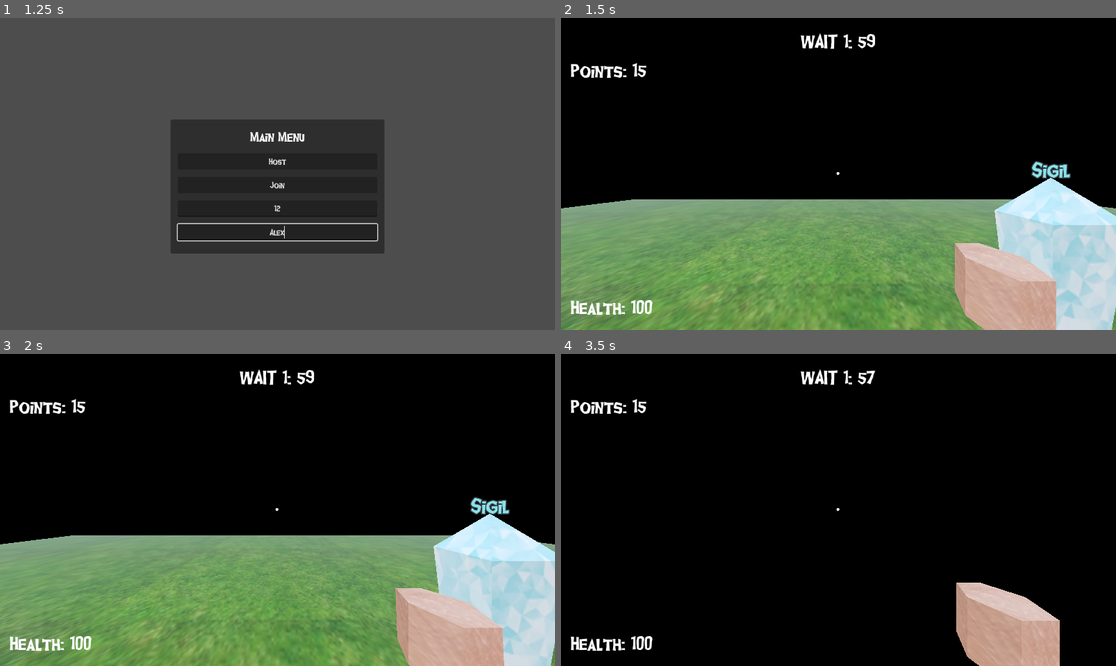
Above: before the commit, frames 1-4 (two rows, left to right).
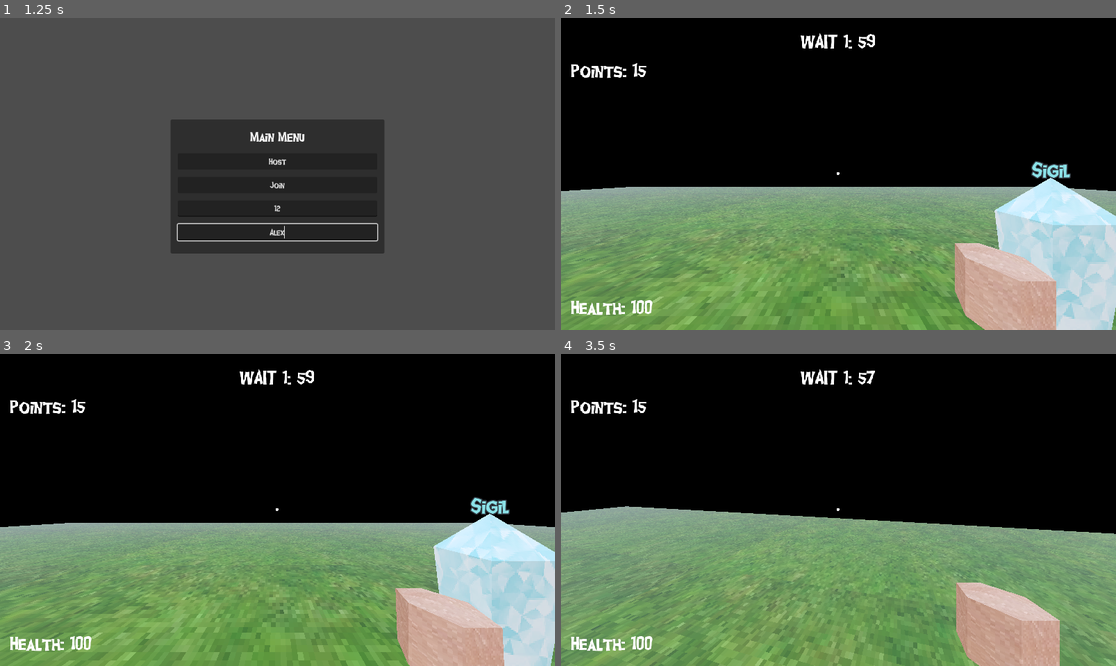
Above: after the commit, the same moments.

Repository: erioxis/dozetgame
Game: Godot game, scene res://Scenes/world.tscn
Two runs of this game, one before a commit and one after it. Both use one fixed random seed, a clock stepped at 60 frames per second and the inputs below.
Inputs (mouse positions are in pixels of both pictures, inside the frame that each line leads up to):
- Up to frame 1 (1.25 s): click (277, 208) at 0.52 s; type "12" at 0.6 s; click (277, 233) at 0.75 s; type "Alex" at 0.83 s
- Up to frame 2 (1.5 s): click "Host" at 1.25 s
- Up to frame 3 (2 s): no input
- Up to frame 4 (3.5 s): tap Enter (ui_accept) at 2, 2.27, 3.02 s; move the mouse to (866, 510) at 2.02 s; hold W (up) from 2.03 s (still down); click (866, 510) at 2.1 s; move the mouse to (810, 510) at 2.77 s; tap Q at 2.85 s

Frame 1 is identical in both runs. In frame 2, 8.1% of the frame differs, in the area x 0-100%, y 4-100%; in frame 3, 8.2%; in frame 4, 43%.

Commit message:
new shader

Diff:
--- a/Scenes/TestMap.tscn
+++ b/Scenes/TestMap.tscn
@@ -2,37 +2,39 @@
 
 [ext_resource type="Script" path="res://scripts/Level.gd" id="1_oat25"]
 [ext_resource type="Texture2D" uid="uid://bfyaec11fwhmd" path="res://assets/textures/grass.jpg" id="2_5c37x"]
-[ext_resource type="Shader" path="res://assets/shaders/ps1.gdshader" id="3_yffhn"]
+[ext_resource type="Shader" path="res://assets/shaders/psx_lit.gdshader" id="3_wej66"]
 [ext_resource type="ArrayMesh" uid="uid://bfvwyoi7c0vh0" path="res://assets/models/flat.obj" id="4_a80cx"]
 [ext_resource type="PackedScene" uid="uid://1irhveuvktve" path="res://Scenes/Death.tscn" id="5_87wyk"]
 [ext_resource type="PackedScene" uid="uid://dkv26l5o2ya1n" path="res://Scenes/sigil.tscn" id="7_hbkm3"]
 
-[sub_resource type="ShaderMaterial" id="ShaderMaterial_by1po"]
+[sub_resource type="BoxShape3D" id="BoxShape3D_n5sbf"]
+size = Vector3(57.3245, 1, 57.1686)
+
+[sub_resource type="ShaderMaterial" id="ShaderMaterial_v5hs2"]
 render_priority = 0
-shader = ExtResource("3_yffhn")
+shader = ExtResource("3_wej66")
 shader_parameter/jitter = 0.5
 shader_parameter/jitter_z_coordinate = true
 shader_parameter/jitter_depth_independent = true
 shader_parameter/affine_texture_mapping = false
 shader_parameter/alpha_scissor = 1.0
+shader_parameter/albedo_color = Color(1, 1, 1, 1)
+shader_parameter/emission_color = Color(1, 1, 1, 1)
+shader_parameter/texture_size = Vector2(1, 1)
 shader_parameter/albedo = ExtResource("2_5c37x")
-
-[sub_resource type="BoxShape3D" id="BoxShape3D_n5sbf"]
-size = Vector3(57.3245, 1, 56.734)
 
 [node name="Level" type="Node3D"]
 script = ExtResource("1_oat25")
 
 [node name="floor" type="StaticBody3D" parent="."]
 
-[node name="MeshInstance3D" type="MeshInstance3D" parent="floor"]
-transform = Transform3D(0.5, 0, 0, 0, 1, 0, 0, 0, 0.5, 0, 0, 0)
+[node name="CollisionShape3D" type="CollisionShape3D" parent="floor"]
+shape = SubResource("BoxShape3D_n5sbf")
+
+[node name="Flat" type="MeshInstance3D" parent="floor"]
 mesh = ExtResource("4_a80cx")
-surface_material_override/0 = SubResource("ShaderMaterial_by1po")
-
-[node name="CollisionShape3D" type="CollisionShape3D" parent="floor"]
-transform = Transform3D(0.5, 0, 0, 0, 1, 0, 0, 0, 0.5, 0, 0, 0)
-shape = SubResource("BoxShape3D_n5sbf")
+skeleton = NodePath("../..")
+surface_material_override/0 = SubResource("ShaderMaterial_v5hs2")
 
 [node name="Spawn" type="Marker3D" parent="."]
 transform = Transform3D(1, 0, 0, 0, 1, 0, 0, 0, 1, 0, 2.05051, 0)
--- a/Scenes/player.tscn
+++ b/Scenes/player.tscn
@@ -6,9 +6,9 @@
 [ext_resource type="ArrayMesh" uid="uid://ce0tmoqar7u4g" path="res://assets/models/hand.obj" id="3_2keax"]
 [ext_resource type="PackedScene" uid="uid://cqreoke861ul1" path="res://ui/player_ui.tscn" id="5_ipw78"]
 [ext_resource type="Texture2D" uid="uid://cg64kgqyv6mcx" path="res://assets/textures/face.png" id="5_vl1te"]
+[ext_resource type="Shader" path="res://assets/shaders/psx_lit.gdshader" id="5_w7r00"]
 [ext_resource type="ArrayMesh" uid="uid://sjxtf6ut3wf8" path="res://assets/models/body.obj" id="6_b44yw"]
 [ext_resource type="FontFile" uid="uid://cy70efx6hnu4t" path="res://assets/font/ghoulfriaoe_upd.ttf" id="7_ecrbp"]
-[ext_resource type="Shader" path="res://assets/shaders/ps1.gdshader" id="7_touqe"]
 [ext_resource type="Texture2D" uid="uid://b3y431k7l5qt7" path="res://assets/textures/tcloth.jpg" id="8_e7ol0"]
 
 [sub_resource type="CapsuleShape3D" id="CapsuleShape3D_pxqxt"]
@@ -16,22 +16,28 @@
 
 [sub_resource type="ShaderMaterial" id="ShaderMaterial_m8pri"]
 render_priority = 0
-shader = ExtResource("7_touqe")
+shader = ExtResource("5_w7r00")
 shader_parameter/jitter = 0.5
 shader_parameter/jitter_z_coordinate = true
 shader_parameter/jitter_depth_independent = true
 shader_parameter/affine_texture_mapping = true
 shader_parameter/alpha_scissor = 1.0
+shader_parameter/albedo_color = Color(1, 1, 1, 1)
+shader_parameter/emission_color = Color(1, 1, 1, 1)
+shader_parameter/texture_size = Vector2(1, 1)
 shader_parameter/albedo = ExtResource("2_wxjlc")
 
 [sub_resource type="ShaderMaterial" id="ShaderMaterial_b20iy"]
 render_priority = 0
-shader = ExtResource("7_touqe")
+shader = ExtResource("5_w7r00")
 shader_parameter/jitter = 0.5
 shader_parameter/jitter_z_coordinate = true
 shader_parameter/jitter_depth_independent = true
 shader_parameter/affine_texture_mapping = true
 shader_parameter/alpha_scissor = 1.0
+shader_parameter/albedo_color = Color(1, 1, 1, 1)
+shader_parameter/emission_color = Color(1, 1, 1, 1)
+shader_parameter/texture_size = Vector2(1, 1)
 shader_parameter/albedo = ExtResource("5_vl1te")
 
 [sub_resource type="SceneReplicationConfig" id="SceneReplicationConfig_i3dn2"]
@@ -50,12 +56,15 @@
 
 [sub_resource type="ShaderMaterial" id="ShaderMaterial_8shkg"]
 render_priority = 0
-shader = ExtResource("7_touqe")
+shader = ExtResource("5_w7r00")
 shader_parameter/jitter = 0.5
 shader_parameter/jitter_z_coordinate = true
 shader_parameter/jitter_depth_independent = true
 shader_parameter/affine_texture_mapping = true
 shader_parameter/alpha_scissor = 1.0
+shader_parameter/albedo_color = Color(1, 1, 1, 1)
+shader_parameter/emission_color = Color(1, 1, 1, 1)
+shader_parameter/texture_size = Vector2(1, 1)
 shader_parameter/albedo = ExtResource("8_e7ol0")
 
 [sub_resource type="Animation" id="Animation_5fbv7"]
--- a/Scenes/sigil.tscn
+++ b/Scenes/sigil.tscn
@@ -1,21 +1,24 @@
 [gd_scene load_steps=7 format=3 uid="uid://dkv26l5o2ya1n"]
 
 [ext_resource type="ArrayMesh" uid="uid://jwi3lrcbvsiy" path="res://assets/models/sigil.obj" id="1_k4syh"]
-[ext_resource type="Shader" path="res://assets/shaders/ps1.gdshader" id="2_qk1cn"]
+[ext_resource type="Shader" path="res://assets/shaders/psx_lit.gdshader" id="2_whial"]
 [ext_resource type="Texture2D" uid="uid://bffq36lec7ulw" path="res://assets/textures/sigil.png" id="3_lfjhj"]
 [ext_resource type="FontFile" uid="uid://cy70efx6hnu4t" path="res://assets/font/ghoulfriaoe_upd.ttf" id="4_8ifyw"]
 
 [sub_resource type="BoxShape3D" id="BoxShape3D_0d1ss"]
 size = Vector3(0.896721, 1.83221, 0.925384)
 
-[sub_resource type="ShaderMaterial" id="ShaderMaterial_lvlau"]
+[sub_resource type="ShaderMaterial" id="ShaderMaterial_erv4b"]
 render_priority = 0
-shader = ExtResource("2_qk1cn")
+shader = ExtResource("2_whial")
 shader_parameter/jitter = 0.5
 shader_parameter/jitter_z_coordinate = true
 shader_parameter/jitter_depth_independent = true
 shader_parameter/affine_texture_mapping = true
 shader_parameter/alpha_scissor = 1.0
+shader_parameter/albedo_color = Color(1, 1, 1, 1)
+shader_parameter/emission_color = Color(1, 1, 1, 1)
+shader_parameter/texture_size = Vector2(1, 1)
 shader_parameter/albedo = ExtResource("3_lfjhj")
 
 [node name="Sigil" type="StaticBody3D"]
@@ -27,7 +30,7 @@
 [node name="MeshInstance3D" type="MeshInstance3D" parent="."]
 transform = Transform3D(0.3, 0, 0, 0, 0.3, 0, 0, 0, 0.3, 0, 0, 0)
 mesh = ExtResource("1_k4syh")
-surface_material_override/0 = SubResource("ShaderMaterial_lvlau")
+surface_material_override/0 = SubResource("ShaderMaterial_erv4b")
 
 [node name="Letter" type="Label3D" parent="."]
 transform = Transform3D(1, 0, 0, 0, 1, 0, 0, 0, 1, -0.00418162, 1.75906, 0.00611091)
--- /dev/null
+++ b/assets/shaders/psx_dither.gdshader
@@ -0,0 +1,75 @@
+//*** *** *** *** *** *** *** *** *** *** ***   ***//
+//*** ===        PSX dither effect          === ***//
+//*** ===          For Godot 4.0            === ***//
+//*** ===        By Analog Feelings         === ***//
+//*** === https://github.com/AnalogFeelings === ***//
+//*** *** *** *** *** *** *** *** *** *** ***   ***//
+//*** ===       Licensed under the:         === ***//
+//*** ===           MIT License             === ***//
+//*** *** *** *** *** *** *** *** *** *** ***   ***//
+//*** ===    Derived from CC0 work by:      === ***//
+//*** ===           Mighty Duke             === ***//
+//*** *** *** *** *** *** *** *** *** *** ***   ***//
+
+/*****************************************************************************
+MIT License
+
+Copyright (c) 2022 Analog Feelings
+
+Permission is hereby granted, free of charge, to any person obtaining a copy
+of this software and associated documentation files (the "Software"), to deal
+in the Software without restriction, including without limitation the rights
+to use, copy, modify, merge, publish, distribute, sublicense, and/or sell
+copies of the Software, and to permit persons to whom the Software is
+furnished to do so, subject to the following conditions:
+
+The above copyright notice and this permission notice shall be included in all
+copies or substantial portions of the Software.
+
+THE SOFTWARE IS PROVIDED "AS IS", WITHOUT WARRANTY OF ANY KIND, EXPRESS OR
+IMPLIED, INCLUDING BUT NOT LIMITED TO THE WARRANTIES OF MERCHANTABILITY,
+FITNESS FOR A PARTICULAR PURPOSE AND NONINFRINGEMENT. IN NO EVENT SHALL THE
+AUTHORS OR COPYRIGHT HOLDERS BE LIABLE FOR ANY CLAIM, DAMAGES OR OTHER
+LIABILITY, WHETHER IN AN ACTION OF CONTRACT, TORT OR OTHERWISE, ARISING FROM,
+OUT OF OR IN CONNECTION WITH THE SOFTWARE OR THE USE OR OTHER DEALINGS IN THE
+SOFTWARE.
+*****************************************************************************/
+
+shader_type canvas_item;
+
+uniform int color_depth : hint_range(1, 8) = 5;
+uniform bool dithering = true;
+uniform int resolution_scale = 4;
+
+int dithering_pattern(ivec2 fragcoord) {
+	const int pattern[] = {
+		-4, +0, -3, +1,
+		+2, -2, +3, -1,
+		-3, +1, -4, +0,
+		+3, -1, +2, -2
+	};
+
+	int x = fragcoord.x % 4;
+	int y = fragcoord.y % 4;
+
+	return pattern[y * 4 + x];
+}
+
+void fragment() {
+	ivec2 uv = ivec2(FRAGCOORD.xy / float(resolution_scale));
+	vec3 color = texelFetch(TEXTURE, uv * resolution_scale, 0).rgb;
+
+	// Convert from 0 to 1 to 0 to 255.
+	ivec3 c = ivec3(round(color * 255.0));
+
+	// Apply the dithering.
+	if (dithering) {
+		c += ivec3(dithering_pattern(uv));
+	}
+
+	// Truncate from 8 bits to color_depth bits.
+	c >>= (8 - color_depth);
+
+	// Convert back to 0 to 1.
+	COLOR.rgb = vec3(c) / float(1 << color_depth);
+}
--- /dev/null
+++ b/assets/shaders/psx_fade.gdshader
@@ -0,0 +1,52 @@
+//*** *** *** *** *** *** *** *** *** *** ***    ***//
+//*** ===        PSX fading effect           === ***//
+//*** ===          For Godot 4.0             === ***//
+//*** ===         By Analog Feelings         === ***//
+//*** === https://github.com/AnalogFeelings  === ***//
+//*** *** *** *** *** *** *** *** *** *** ***    ***//
+//*** ===       Licensed under the:          === ***//
+//*** ===           MIT License              === ***//
+//*** *** *** *** *** *** *** *** *** *** ***    ***//
+
+/*****************************************************************************
+MIT License
+
+Copyright (c) 2022 Analog Feelings
+
+Permission is hereby granted, free of charge, to any person obtaining a copy
+of this software and associated documentation files (the "Software"), to deal
+in the Software without restriction, including without limitation the rights
+to use, copy, modify, merge, publish, distribute, sublicense, and/or sell
+copies of the Software, and to permit persons to whom the Software is
+furnished to do so, subject to the following conditions:
+
+The above copyright notice and this permission notice shall be included in all
+copies or substantial portions of the Software.
+
+THE SOFTWARE IS PROVIDED "AS IS", WITHOUT WARRANTY OF ANY KIND, EXPRESS OR
+IMPLIED, INCLUDING BUT NOT LIMITED TO THE WARRANTIES OF MERCHANTABILITY,
+FITNESS FOR A PARTICULAR PURPOSE AND NONINFRINGEMENT. IN NO EVENT SHALL THE
+AUTHORS OR COPYRIGHT HOLDERS BE LIABLE FOR ANY CLAIM, DAMAGES OR OTHER
+LIABILITY, WHETHER IN AN ACTION OF CONTRACT, TORT OR OTHERWISE, ARISING FROM,
+OUT OF OR IN CONNECTION WITH THE SOFTWARE OR THE USE OR OTHER DEALINGS IN THE
+SOFTWARE.
+*****************************************************************************/
+
+shader_type canvas_item;
+
+// 0 = No fade.
+// 255 = Totally dark.
+uniform int alpha: hint_range(0, 255);
+
+void fragment() {
+	vec3 color = texelFetch(TEXTURE, ivec2(FRAGCOORD.xy), 0).rgb;
+
+	// Convert 0 to 255 to 0 to 1.
+	float decimal_alpha = float(alpha) / 255.0;
+
+	// Quantize to make it a bit more "jumpy".
+	decimal_alpha = floor(decimal_alpha * 32.0) / 32.0;
+
+	// Equal to GL_FUNC_REVERSE_SUBTRACT.
+	COLOR.rgb = color - vec3(decimal_alpha);
+}
--- /dev/null
+++ b/assets/shaders/psx_lit.gdshader
@@ -0,0 +1,111 @@
+//*** *** *** *** *** *** *** *** *** *** ***    ***//
+//*** ===  PSX lit surface shader effect     === ***//
+//*** ===          For Godot 4.0             === ***//
+//*** ===         By Analog Feelings         === ***//
+//*** === https://github.com/AnalogFeelings  === ***//
+//*** *** *** *** *** *** *** *** *** *** ***    ***//
+//*** ===       Licensed under the:          === ***//
+//*** ===           MIT License              === ***//
+//*** *** *** *** *** *** *** *** *** *** ***    ***//
+//*** ===    Derived from CC0 work by:       === ***//
+//*** ===           Mighty Duke              === ***//
+//*** *** *** *** *** *** *** *** *** *** ***    ***//
+
+/*****************************************************************************
+MIT License
+
+Copyright (c) 2022 AnalogFeelings
+
+Permission is hereby granted, free of charge, to any person obtaining a copy
+of this software and associated documentation files (the "Software"), to deal
+in the Software without restriction, including without limitation the rights
+to use, copy, modify, merge, publish, distribute, sublicense, and/or sell
+copies of the Software, and to permit persons to whom the Software is
+furnished to do so, subject to the following conditions:
+
+The above copyright notice and this permission notice shall be included in all
+copies or substantial portions of the Software.
+
+THE SOFTWARE IS PROVIDED "AS IS", WITHOUT WARRANTY OF ANY KIND, EXPRESS OR
+IMPLIED, INCLUDING BUT NOT LIMITED TO THE WARRANTIES OF MERCHANTABILITY,
+FITNESS FOR A PARTICULAR PURPOSE AND NONINFRINGEMENT. IN NO EVENT SHALL THE
+AUTHORS OR COPYRIGHT HOLDERS BE LIABLE FOR ANY CLAIM, DAMAGES OR OTHER
+LIABILITY, WHETHER IN AN ACTION OF CONTRACT, TORT OR OTHERWISE, ARISING FROM,
+OUT OF OR IN CONNECTION WITH THE SOFTWARE OR THE USE OR OTHER DEALINGS IN THE
+SOFTWARE.
+*****************************************************************************/
+
+shader_type spatial;
+render_mode vertex_lighting, skip_vertex_transform,
+			specular_schlick_ggx, diffuse_lambert_wrap;
+
+uniform sampler2D albedo: hint_default_black, filter_nearest;
+uniform sampler2D specular: hint_default_black, filter_nearest;
+uniform sampler2D emission: hint_default_black, filter_nearest;
+
+// The "jumpiness" of vertices.
+uniform float jitter: hint_range(0.0, 1.0) = 0.5;
+
+// If disabled, jitter will not affect the Z coordinate
+// of the vertex.
+uniform bool jitter_z_coordinate = true;
+
+// If disabled, makes vertices further away from the camera
+// less jittery.
+uniform bool jitter_depth_independent = true;
+
+// Enables the PS1 texture warping.
+uniform bool affine_texture_mapping = true;
+
+// Any alpha value below this will not be rendered.
+uniform float alpha_scissor: hint_range(0.0, 1.0) = 1.0;
+
+// Color to overlay on top of the albedo texture.
+uniform vec4 albedo_color: source_color = vec4(1.0);
+
+// Emission color.
+uniform vec4 emission_color: source_color = vec4(1.0);
+
+// Texture tiling.
+uniform vec2 texture_size = vec2(1.0);
+
+void vertex() {
+	VERTEX = (MODELVIEW_MATRIX * vec4(VERTEX, 1.0)).xyz;
+
+	float z_orig = VERTEX.z;
+	float i = (1.0 - jitter) * min(VIEWPORT_SIZE.x, VIEWPORT_SIZE.y) / 2.0;
+
+	if (jitter_depth_independent) {
+		float w = (PROJECTION_MATRIX * vec4(VERTEX, 1.0)).w;
+		VERTEX = round(VERTEX / w * i) / i * w;
+	} else {
+		VERTEX = round(VERTEX * i) / i;
+	}
+
+	if (!jitter_z_coordinate) {
+		VERTEX.z = z_orig;
+	}
+
+	if (affine_texture_mapping) {
+		UV *= VERTEX.z;
+	}
+}
+
+void fragment() {
+	vec2 uv = UV;
+
+	if (affine_texture_mapping) {
+		uv /= VERTEX.z;
+	}
+
+	uv /= texture_size;
+
+	// Overlay albedo color with the albedo texture.
+	ALBEDO = albedo_color.rgb * texture(albedo, uv).rgb;
+
+	ALPHA = texture(albedo, uv).a;
+	ALPHA_SCISSOR_THRESHOLD = alpha_scissor;
+
+	EMISSION = emission_color.rgb * texture(emission, uv).rgb;
+	SPECULAR = texture(specular, uv).r;
+}
--- /dev/null
+++ b/assets/shaders/psx_unlit.gdshader
@@ -0,0 +1,108 @@
+//*** *** *** *** *** *** *** *** *** *** ***    ***//
+//*** === PSX unlit surface shader effect    === ***//
+//*** ===          For Godot 4.0             === ***//
+//*** ===         By Analog Feelings         === ***//
+//*** === https://github.com/AnalogFeelings  === ***//
+//*** *** *** *** *** *** *** *** *** *** ***    ***//
+//*** ===       Licensed under the:          === ***//
+//*** ===           MIT License              === ***//
+//*** *** *** *** *** *** *** *** *** *** ***    ***//
+//*** ===    Derived from CC0 work by:       === ***//
+//*** ===           Mighty Duke              === ***//
+//*** *** *** *** *** *** *** *** *** *** ***    ***//
+
+/*****************************************************************************
+MIT License
+
+Copyright (c) 2022 Analog Feelings
+
+Permission is hereby granted, free of charge, to any person obtaining a copy
+of this software and associated documentation files (the "Software"), to deal
+in the Software without restriction, including without limitation the rights
+to use, copy, modify, merge, publish, distribute, sublicense, and/or sell
+copies of the Software, and to permit persons to whom the Software is
+furnished to do so, subject to the following conditions:
+
+The above copyright notice and this permission notice shall be included in all
+copies or substantial portions of the Software.
+
+THE SOFTWARE IS PROVIDED "AS IS", WITHOUT WARRANTY OF ANY KIND, EXPRESS OR
+IMPLIED, INCLUDING BUT NOT LIMITED TO THE WARRANTIES OF MERCHANTABILITY,
+FITNESS FOR A PARTICULAR PURPOSE AND NONINFRINGEMENT. IN NO EVENT SHALL THE
+AUTHORS OR COPYRIGHT HOLDERS BE LIABLE FOR ANY CLAIM, DAMAGES OR OTHER
+LIABILITY, WHETHER IN AN ACTION OF CONTRACT, TORT OR OTHERWISE, ARISING FROM,
+OUT OF OR IN CONNECTION WITH THE SOFTWARE OR THE USE OR OTHER DEALINGS IN THE
+SOFTWARE.
+*****************************************************************************/
+
+shader_type spatial;
+render_mode unshaded, skip_vertex_transform, diffuse_lambert_wrap;
+
+uniform sampler2D albedo: hint_default_black, filter_nearest;
+uniform sampler2D emission: hint_default_black, filter_nearest;
+
+// The "jumpiness" of vertices.
+uniform float jitter: hint_range(0.0, 1.0) = 0.5;
+
+// If disabled, jitter will not affect the Z coordinate
+// of the vertex.
+uniform bool jitter_z_coordinate = true;
+
+// If disabled, makes vertices further away from the camera
+// less jittery.
+uniform bool jitter_depth_independent = true;
+
+// Enables the PS1 texture warping.
+uniform bool affine_texture_mapping = true;
+
+// Any alpha value below this will not be rendered.
+uniform float alpha_scissor: hint_range(0.0, 1.0) = 1.0;
+
+// Color to overlay on top of the albedo texture.
+uniform vec4 albedo_color: source_color = vec4(1.0);
+
+// Emission color.
+uniform vec4 emission_color: source_color = vec4(1.0);
+
+// Texture tiling.
+uniform vec2 texture_size = vec2(1.0);
+
+void vertex() {
+	VERTEX = (MODELVIEW_MATRIX * vec4(VERTEX, 1.0)).xyz;
+
+	float z_orig = VERTEX.z;
+	float i = (1.0 - jitter) * min(VIEWPORT_SIZE.x, VIEWPORT_SIZE.y) / 2.0;
+
+	if (jitter_depth_independent) {
+		float w = (PROJECTION_MATRIX * vec4(VERTEX, 1.0)).w;
+		VERTEX = round(VERTEX / w * i) / i * w;
+	} else {
+		VERTEX = round(VERTEX * i) / i;
+	}
+
+	if (!jitter_z_coordinate) {
+		VERTEX.z = z_orig;
+	}
+
+	if (affine_texture_mapping) {
+		UV *= VERTEX.z;
+	}
+}
+
+void fragment() {
+	vec2 uv = UV;
+
+	if (affine_texture_mapping) {
+		uv /= VERTEX.z;
+	}
+
+	uv /= texture_size;
+
+	// Overlay albedo color with the albedo texture.
+	ALBEDO = albedo_color.rgb * texture(albedo, uv).rgb;
+
+	ALPHA = texture(albedo, uv).a;
+	ALPHA_SCISSOR_THRESHOLD = alpha_scissor;
+
+	EMISSION = emission_color.rgb * texture(emission, uv).rgb;
+}
--- a/project.godot
+++ b/project.godot
@@ -56,3 +56,7 @@
 "events": [Object(InputEventKey,"resource_local_to_scene":false,"resource_name":"","device":-1,"window_id":0,"alt_pressed":false,"shift_pressed":false,"ctrl_pressed":false,"meta_pressed":false,"pressed":false,"keycode":0,"physical_keycode":69,"key_label":0,"unicode":101,"echo":false,"script":null)
 ]
 }
+
+[rendering]
+
+textures/canvas_textures/default_texture_filter=0
--- a/tools/glock.tscn
+++ b/tools/glock.tscn
@@ -2,17 +2,20 @@
 
 [ext_resource type="PackedScene" uid="uid://ujfwbf6yvk3c" path="res://Scenes/Tool.tscn" id="1_hwnxd"]
 [ext_resource type="ArrayMesh" uid="uid://sjqm61xvyj3w" path="res://assets/models/glock.obj" id="2_iujwb"]
-[ext_resource type="Shader" path="res://assets/shaders/ps1.gdshader" id="3_o7eqf"]
+[ext_resource type="Shader" path="res://assets/shaders/psx_lit.gdshader" id="3_4kq3y"]
 [ext_resource type="Texture2D" uid="uid://xdvjil4uubk8" path="res://assets/textures/glock.png" id="4_f8x24"]
 
 [sub_resource type="ShaderMaterial" id="ShaderMaterial_hvyr6"]
 render_priority = 0
-shader = ExtResource("3_o7eqf")
+shader = ExtResource("3_4kq3y")
 shader_parameter/jitter = 0.5
 shader_parameter/jitter_z_coordinate = true
 shader_parameter/jitter_depth_independent = true
 shader_parameter/affine_texture_mapping = true
 shader_parameter/alpha_scissor = 1.0
+shader_parameter/albedo_color = Color(1, 1, 1, 1)
+shader_parameter/emission_color = Color(1, 1, 1, 1)
+shader_parameter/texture_size = Vector2(1, 1)
 shader_parameter/albedo = ExtResource("4_f8x24")
 
 [node name="Tool" instance=ExtResource("1_hwnxd")]
--- a/tools/hammer.tscn
+++ b/tools/hammer.tscn
@@ -1,19 +1,22 @@
 [gd_scene load_steps=7 format=3 uid="uid://wnd1prjtuey8"]
 
 [ext_resource type="PackedScene" uid="uid://ujfwbf6yvk3c" path="res://Scenes/Tool.tscn" id="1_f15ce"]
-[ext_resource type="Shader" path="res://assets/shaders/ps1.gdshader" id="2_3rke2"]
 [ext_resource type="ArrayMesh" uid="uid://vvdm232t6ckc" path="res://assets/models/hammer.obj" id="2_7112t"]
 [ext_resource type="Script" path="res://scripts/hammer.gd" id="2_dohss"]
 [ext_resource type="Texture2D" uid="uid://btjkdf71ap72h" path="res://assets/textures/hammer.jpg" id="3_ocna1"]
+[ext_resource type="Shader" path="res://assets/shaders/psx_lit.gdshader" id="6_tw3ds"]
 
-[sub_resource type="ShaderMaterial" id="ShaderMaterial_2w5af"]
+[sub_resource type="ShaderMaterial" id="ShaderMaterial_ylyvn"]
 render_priority = 0
-shader = ExtResource("2_3rke2")
+shader = ExtResource("6_tw3ds")
 shader_parameter/jitter = 0.5
 shader_parameter/jitter_z_coordinate = true
 shader_parameter/jitter_depth_independent = true
 shader_parameter/affine_texture_mapping = true
 shader_parameter/alpha_scissor = 1.0
+shader_parameter/albedo_color = Color(1, 1, 1, 1)
+shader_parameter/emission_color = Color(1, 1, 1, 1)
+shader_parameter/texture_size = Vector2(1, 1)
 shader_parameter/albedo = ExtResource("3_ocna1")
 
 [node name="Tool" instance=ExtResource("1_f15ce")]
@@ -21,5 +24,5 @@
 
 [node name="Mesh" parent="." index="0"]
 transform = Transform3D(-8.74228e-08, 0, 2, 0, 2, 0, -2, 0, -8.74228e-08, 0.00905204, -0.00316226, -0.00530714)
-material_override = SubResource("ShaderMaterial_2w5af")
 mesh = ExtResource("2_7112t")
+surface_material_override/0 = SubResource("ShaderMaterial_ylyvn")
Not shown, changed: assets/models/flat.mtl
Not shown, changed: assets/models/flat.obj
